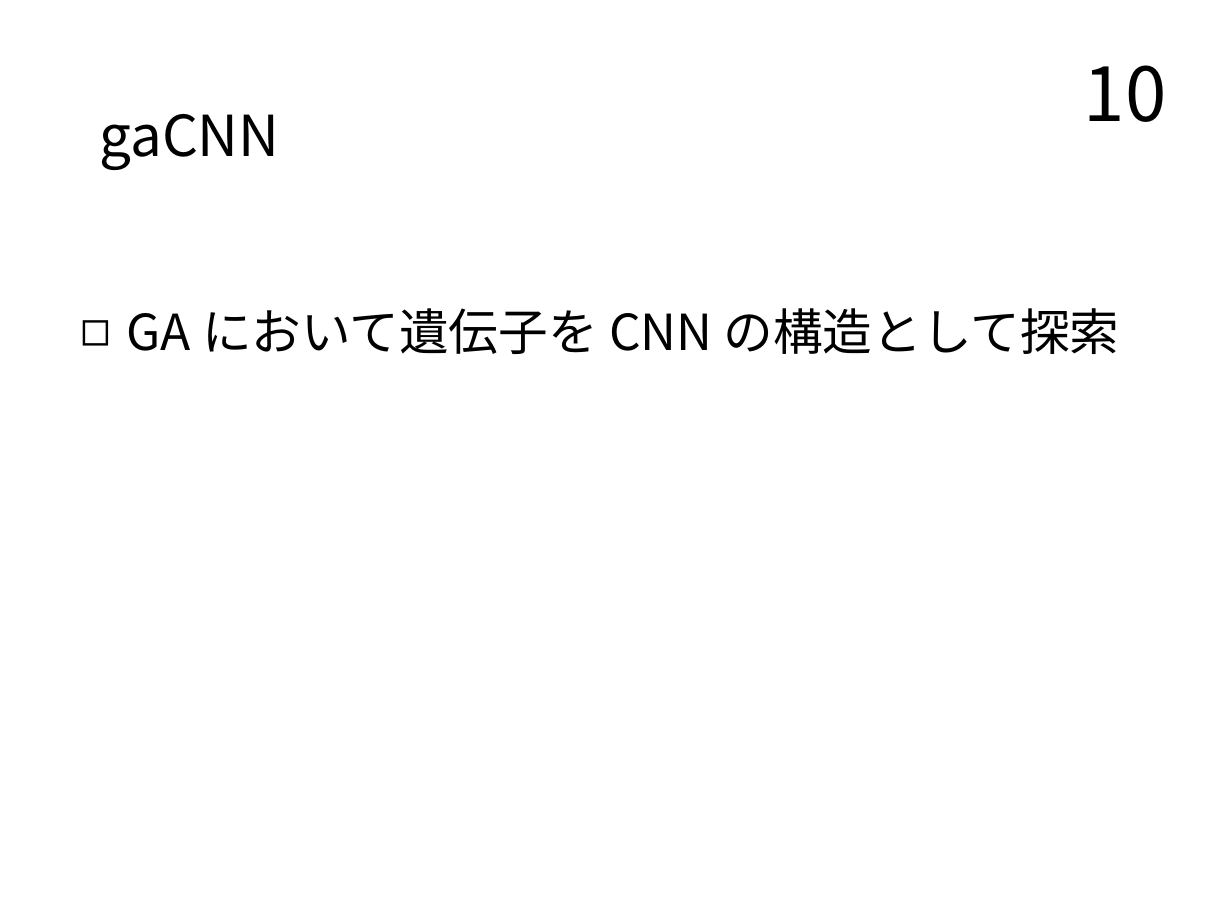
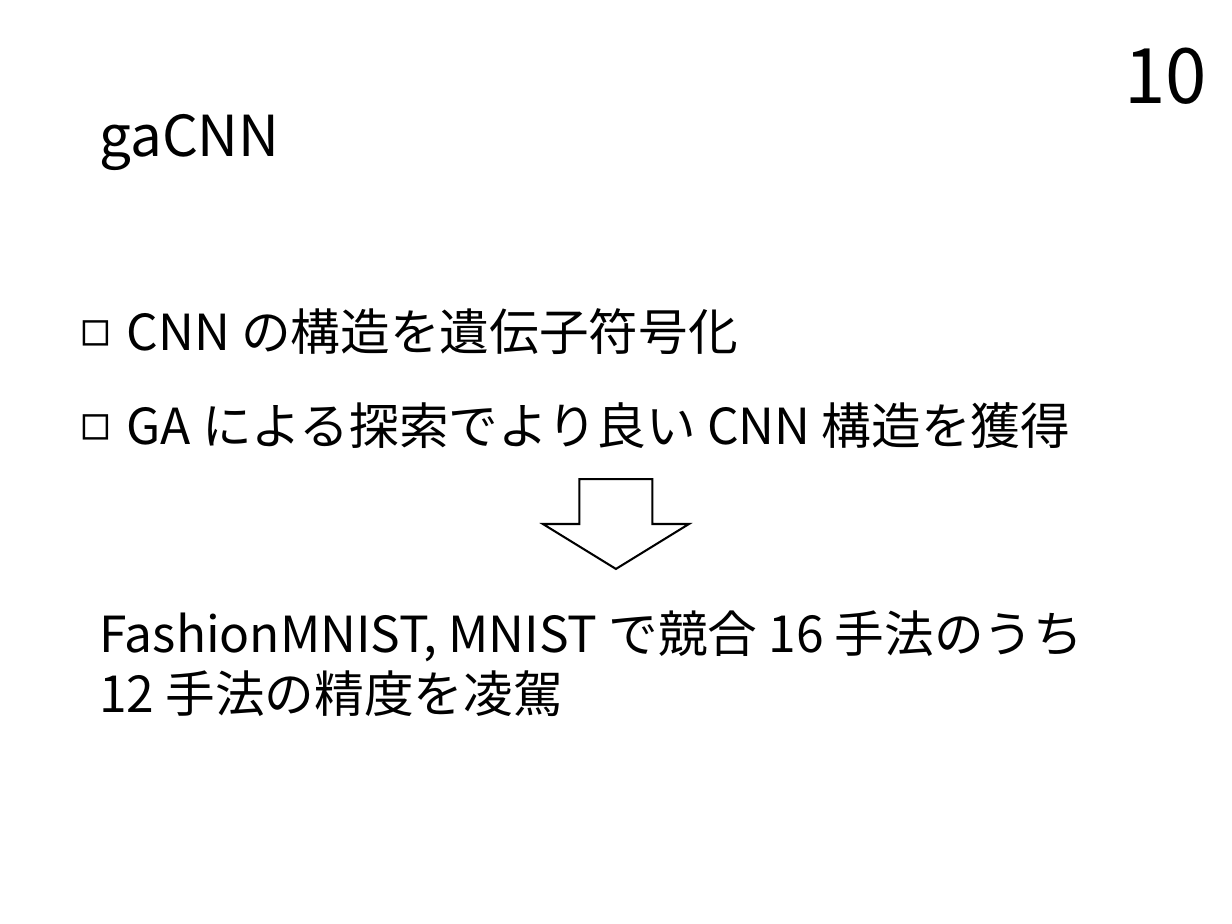
Before and after one commit to TairaTomotaka/kadai, a slide deck: slide 10 of prsn/20221129.pptx. Drawn at 1232x924 pixels with LibreOffice and Linux fonts; fonts in the diff are those of the drawing. Boxes give left, top, right and bottom in pixels: in the first picture for what was removed or moved away, otherwise in the second. Text is boxed around its words. In the diff, an @@ line names an element or a change of style, - is before the commit and + after.

```diff
--- a/prsn/20221129.pptx
+++ b/prsn/20221129.pptx
@@ page number: place and size @@
-page number at (1084,65,1167,122)
+page number at (1125,47,1208,104)
@@ text at (127,308,1070,448): text changed @@
-◻ GA において遺伝子を CNN の構造として探索
+◻ CNN の構造を遺伝子符号化
+◻ GA による探索でより良い CNN 構造を獲得
@@ down arrow added at (542,480,688,569), fill #FFFFFF, outline #000000 1 pt @@
@@ text added at (99,610,1083,716), 24 pt, text #000000 @@
+FashionMNIST, MNIST で競合 16 手法のうち 12 手法の精度を凌駕
```
Also in this commit, not shown: 14 other slides changed, 9 slides added, 3 slides removed, 2 other files.
